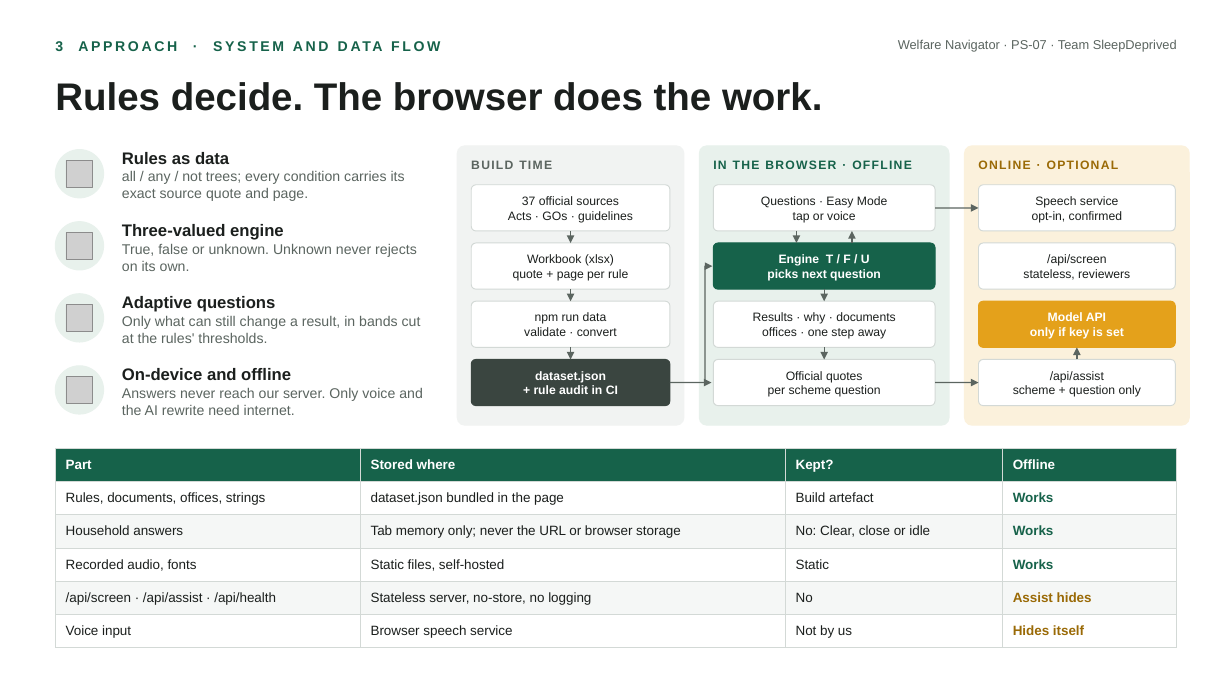
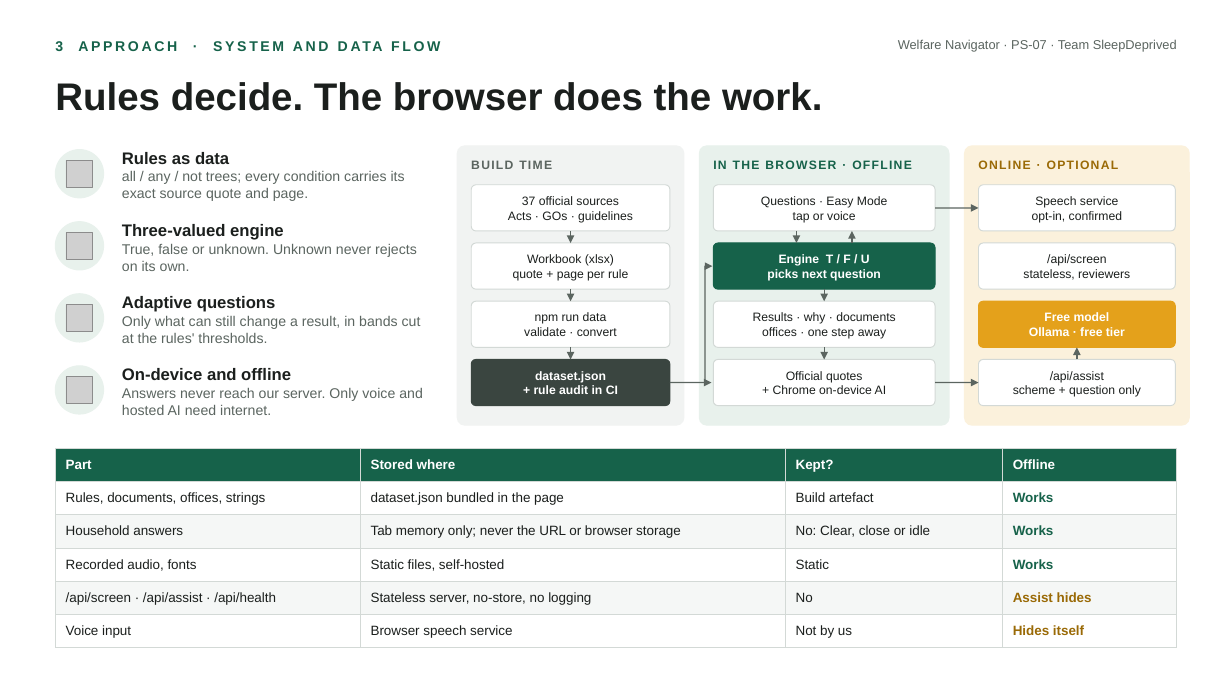
Before and after one commit to hxr4/welfarenavigator, a slide deck: slide 2 of docs/Welfare-Navigator-PS07.pptx. Drawn at 1232x693 pixels with LibreOffice and Linux fonts; fonts in the diff are those of the drawing; grey boxes stand for pictures. Boxes give left, top, right and bottom in pixels: in the first picture for what was removed or moved away, otherwise in the second. Text is boxed around its words. In the diff, an @@ line names an element or a change of style, - is before the commit and + after.

Commit message:
AI helper runs on free models: Chrome on-device AI, local Ollama, or any OpenAI-compatible free tier
- lib/assist/browser.ts: Chrome Prompt API (Gemini Nano), no key, nothing leaves the device
- model.ts: provider switch (ollama, openai-compatible, anthropic); Ollama reachability check
- AI never rewords eligibility: 'who can get it' shows official text only, API refuses it
- Guard now rejects uncited sentences, repetition and more than five sentences
- docs/llm-rag.md: live results from free 1B/3B models and what they changed
- README, FEEDBACK.md and deck updated; commit reference corrected to 187b71c

```diff
--- a/docs/Welfare-Navigator-PS07.pptx
+++ b/docs/Welfare-Navigator-PS07.pptx
@@ text at (x1=1029, y1=312, x2=1125, y2=336): text changed @@
-Model API
-only if key is set
+Free model
+Ollama · free tier
@@ text at (x1=122, y1=388, x2=423, y2=415): text changed @@
-Answers never reach our server. Only voice and the AI rewrite need internet.
+Answers never reach our server. Only voice and hosted AI need internet.
@@ text at (x1=773, y1=385, x2=886, y2=394): text changed @@
-per scheme question
++ Chrome on-device AI
```
Also in this commit, not shown: 1 other slide changed, 12 other files.
